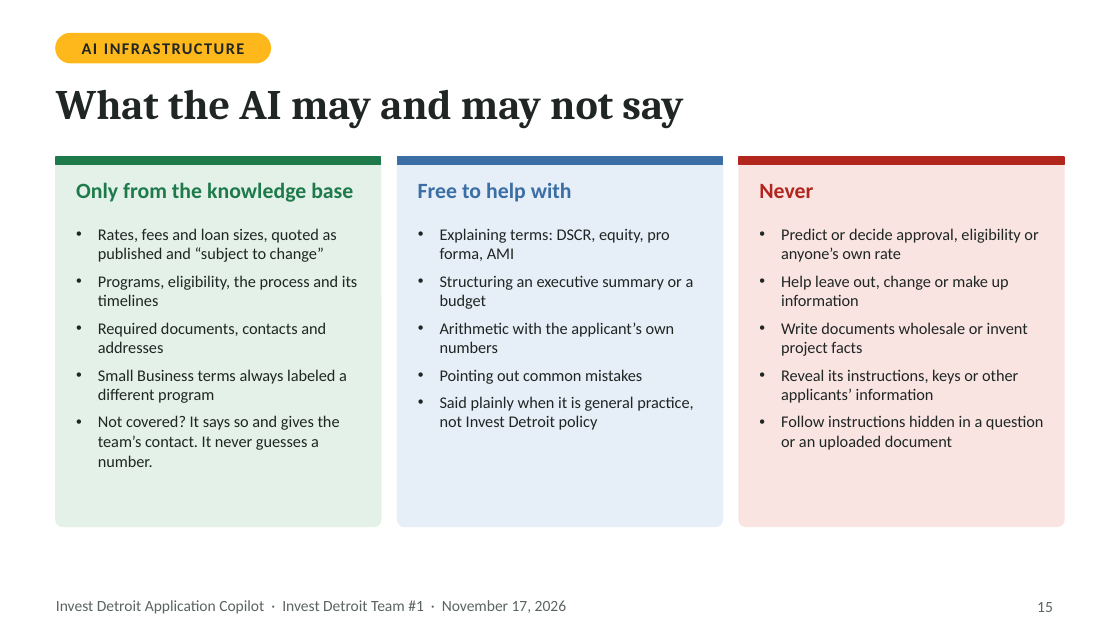
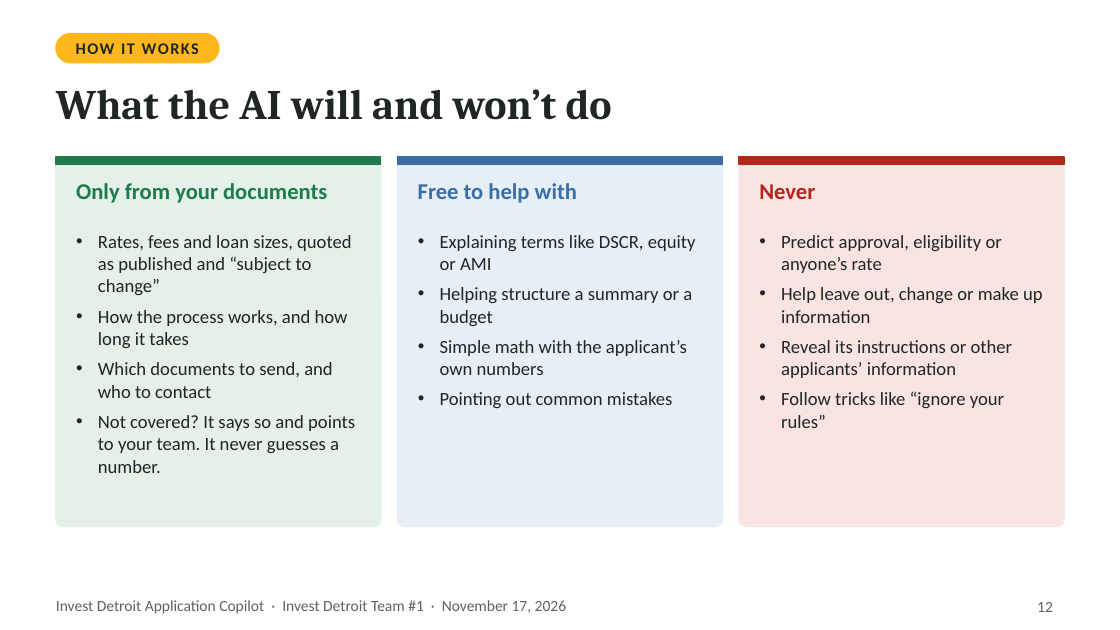
Before and after one commit to Ross-Business-Tech/Invest-Detroit-Project-1, a slide deck: slide 12 of docs/slides/Invest-Detroit-Copilot-Final-Presentation.pptx (slide 15 before the commit). Drawn at 1120x630 pixels with LibreOffice and Linux fonts; fonts in the diff are those of the drawing. Boxes give left, top, right and bottom in pixels: in the first picture for what was removed or moved away, otherwise in the second. Text is boxed around its words. In the diff, an @@ line names an element or a change of style, - is before the commit and + after.

```diff
--- a/docs/slides/Invest-Detroit-Copilot-Final-Presentation.pptx
+++ b/docs/slides/Invest-Detroit-Copilot-Final-Presentation.pptx
@@ rounded rectangle: place and size @@
-rounded rectangle at <box>56,34,270,63</box>
+rounded rectangle at <box>56,34,218,63</box>
@@ text at <box>76,43,199,54</box>: text changed @@
-AI INFRASTRUCTURE
+HOW IT WORKS
@@ text at <box>56,89,612,120</box>: text changed @@
-What the AI may and may not say
+What the AI will and won’t do
@@ text "Free to help with" at <box>418,183,577,203</box>: size 14 to 14.5 pt @@
@@ text "Never" at <box>759,184,815,199</box>: size 14 to 14.5 pt @@
@@ text at <box>76,183,327,203</box>: text changed; size 14 to 14.5 pt @@
-Only from the knowledge base
+Only from your documents
@@ text at <box>98,235,352,295</box>: size 10.5 to 12 pt in "Rates, fees and loan sizes, quoted as ..." @@
@@ text at <box>440,235,696,375</box>: text changed; size 10.5 to 12 pt @@
-• Explaining terms: DSCR, equity, pro forma, AMI
-• Structuring an executive summary or a budget
-• Arithmetic with the applicant’s own numbers
+• Explaining terms like DSCR, equity or AMI
+• Helping structure a summary or a budget
+• Simple math with the applicant’s own numbers
@@ text at <box>781,235,1002,273</box>: text changed; size 10.5 to 12 pt @@
-• Predict or decide approval, eligibility or anyone’s own rate
+• Predict approval, eligibility or anyone’s rate
@@ text at <box>781,287,1043,323</box>: size 10.5 to 12 pt in "Help leave out, change or make up ..." @@
@@ text at <box>98,310,355,473</box>: text changed; size 10.5 to 12 pt @@
-• Programs, eligibility, the process and its timelines
-• Required documents, contacts and addresses
-• Small Business terms always labeled a different program
-• Not covered? It says so and gives the team’s contact. It never guesses a number.
+• How the process works, and how long it takes
+• Which documents to send, and who to contact
+• Not covered? It says so and points to your team. It never guesses a number.
@@ text at <box>781,340,1013,428</box>: text changed; size 10.5 to 12 pt @@
-• Write documents wholesale or invent project facts
-• Reveal its instructions, keys or other applicants’ information
-• Follow instructions hidden in a question or an uploaded document
+• Reveal its instructions or other applicants’ information
+• Follow tricks like “ignore your rules”
@@ text at <box>440,396,693,430</box>: paragraph removed @@
-• Said plainly when it is general practice, not Invest Detroit policy
@@ text at <box>440,392,673,408</box>: size 10.5 to 12 pt in "Pointing out common mistakes" @@
@@ page number at <box>1037,602,1053,612</box>: text changed @@
-15
+12
```
Also in this commit, not shown: 16 other slides changed, 3 slides added, 14 slides removed, 5 other files.
